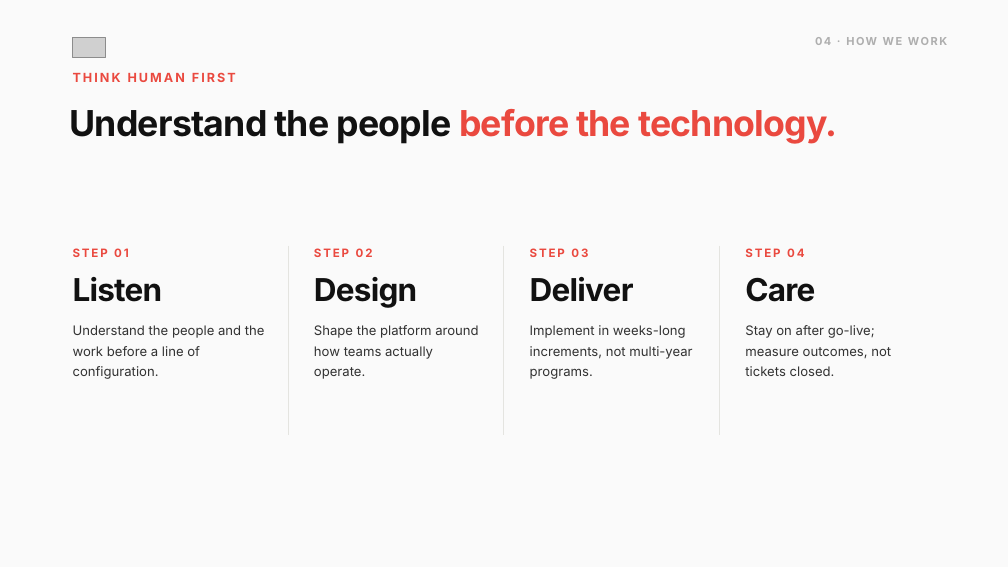
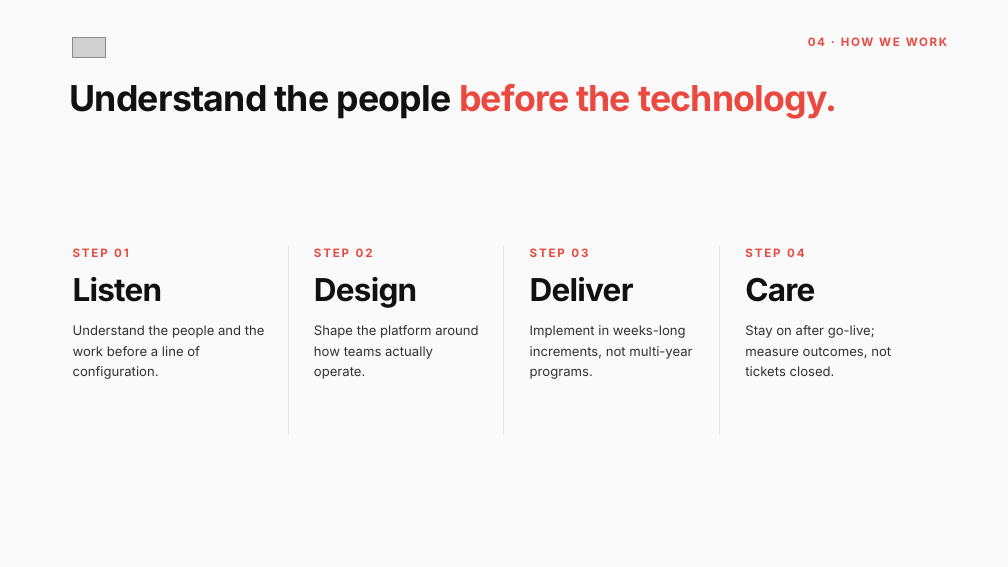
Before and after one commit to danielzrno/claude, a slide deck: slide 4 of design-system/02-editorial/editorial.pptx. Drawn at 1008x567 pixels with LibreOffice and Linux fonts; fonts in the diff are those of the drawing; grey boxes stand for pictures. Boxes give left, top, right and bottom in pixels: in the first picture for what was removed or moved away, otherwise in the second. Text is boxed around its words. In the diff, an @@ line names an element or a change of style, - is before the commit and + after.

```diff
--- a/design-system/02-editorial/editorial.pptx
+++ b/design-system/02-editorial/editorial.pptx
@@ text "04 · HOW WE WORK" at [808, 37, 947, 46]: size 10.5 to 11 pt, text colour #AEAEAE to #EA493F @@
@@ text "Understand the people before the ...": place and size @@
-text "Understand the people before the ..." at [70, 109, 837, 144]
+text "Understand the people before the ..." at [70, 84, 837, 119]
@@ text removed at [73, 72, 236, 82] @@
-THINK HUMAN FIRST
```
Also in this commit, not shown: 5 other slides changed, 6 other files.
